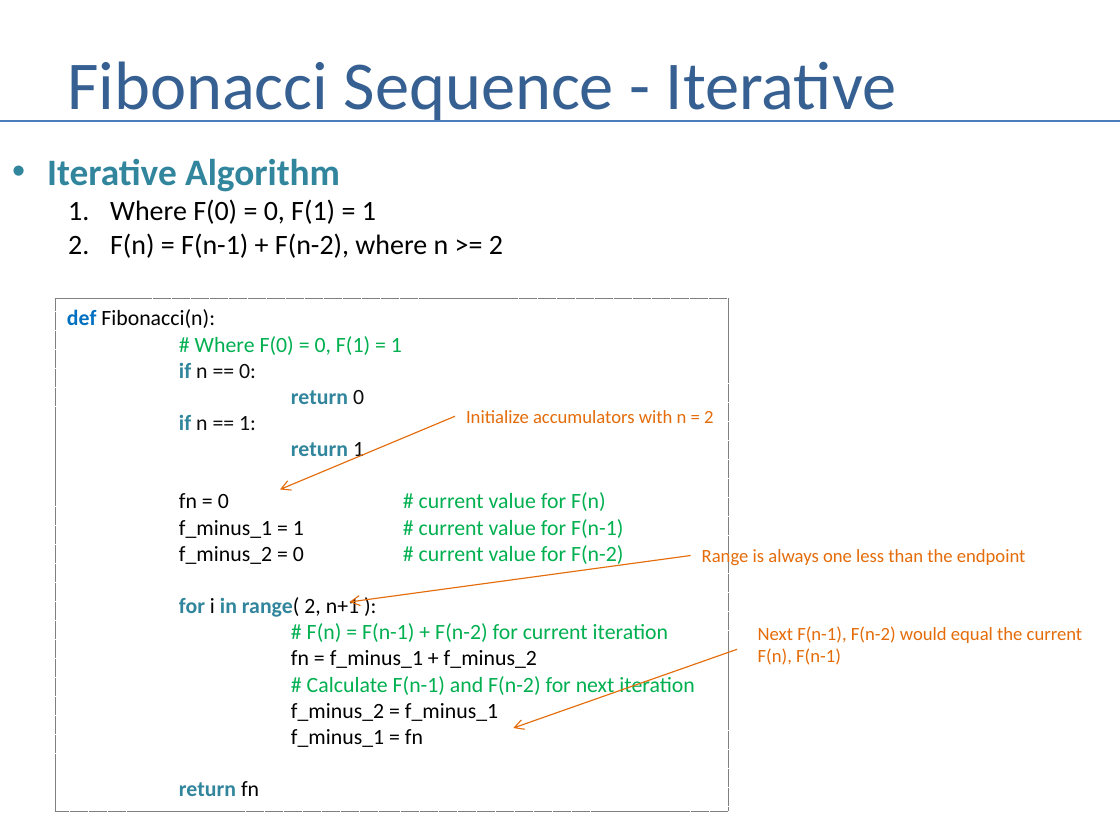
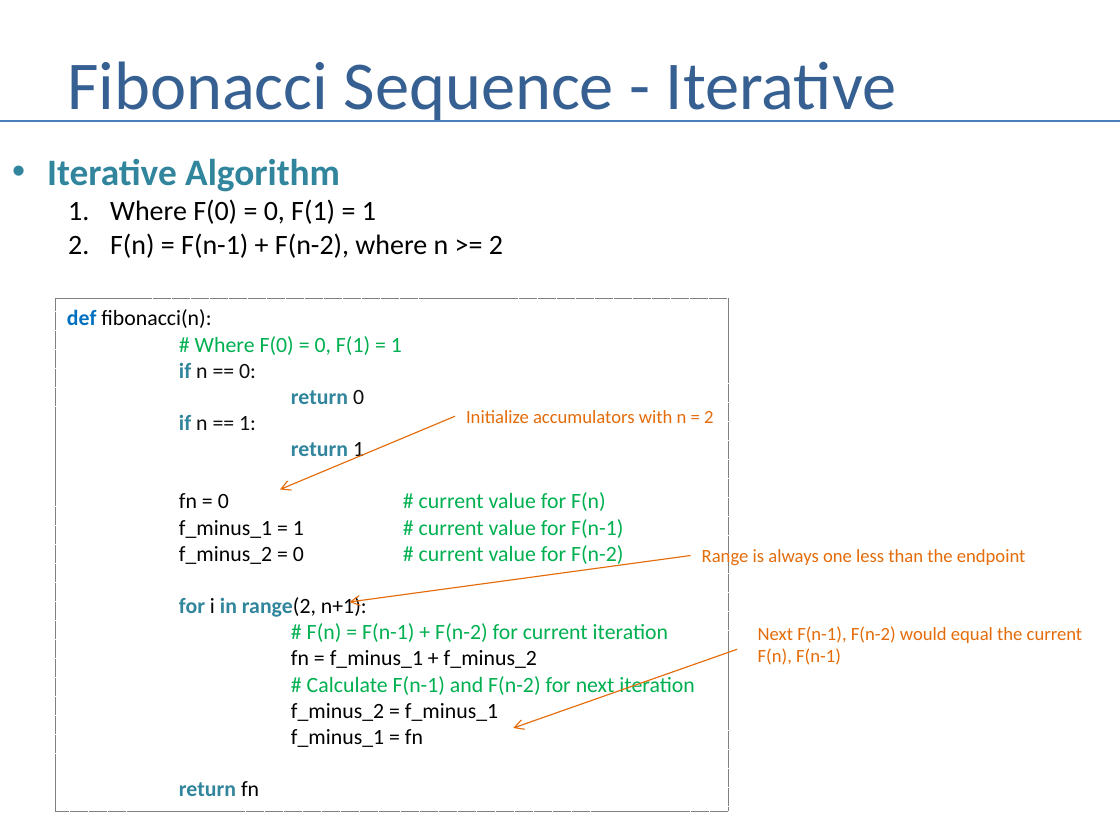
Before and after one commit to andrewferlitsch/Portland-Data-Science-Group, a slide deck: slide 9 of Presentations/Whiteboarding.pptx. Drawn at 1120x840 pixels with LibreOffice and Linux fonts; fonts in the diff are those of the drawing. Boxes give left, top, right and bottom in pixels: in the first picture for what was removed or moved away, otherwise in the second. Text is boxed around its words. In the diff, an @@ line names an element or a change of style, - is before the commit and + after.

```diff
--- a/Presentations/Whiteboarding.pptx
+++ b/Presentations/Whiteboarding.pptx
@@ text in rectangle at [67,309,211,328]: text changed @@
-def Fibonacci(n):
+def fibonacci(n):
@@ text in rectangle at [179,595,367,617]: spaces changed @@
-for i in range( 2, n+1 ):
+for i in range(2, n+1):
```
Also in this commit, not shown: 5 other slides changed, 1 other file.
